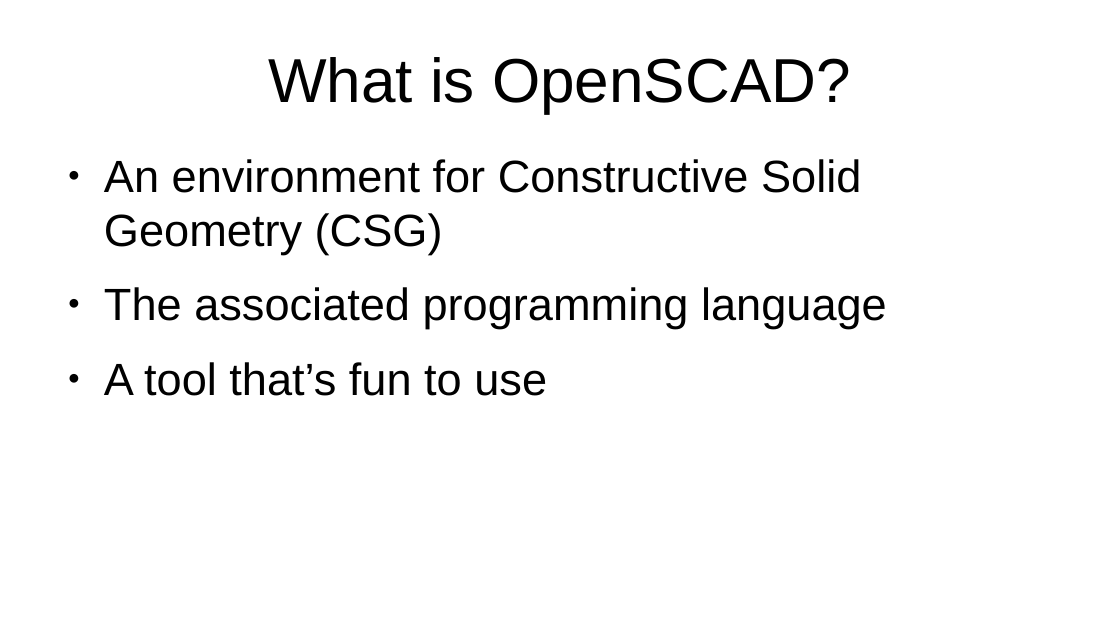
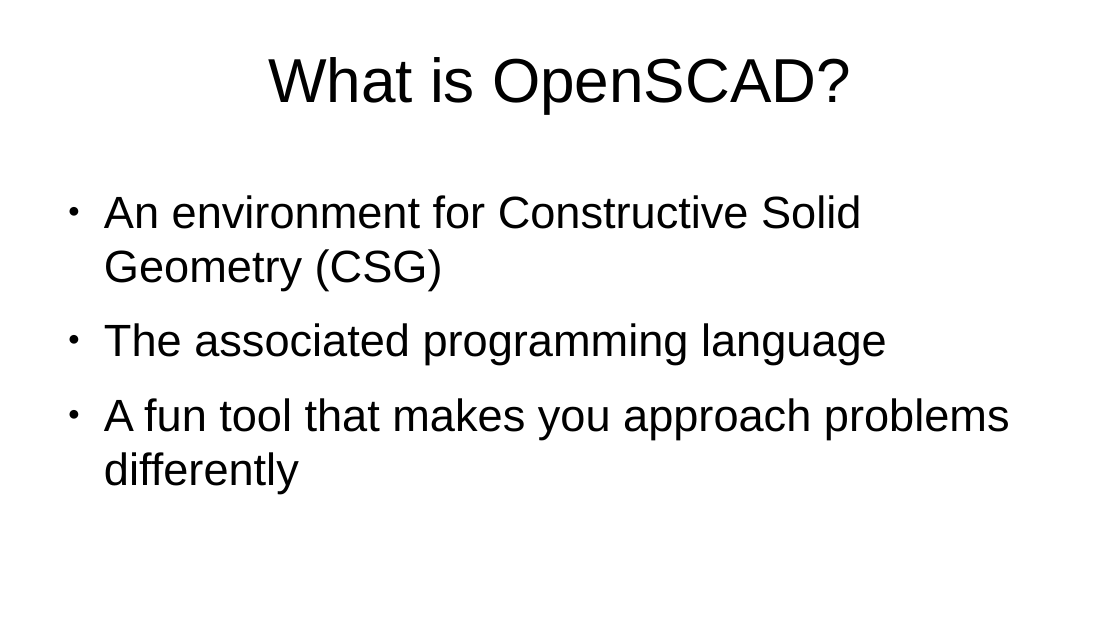
Before and after one commit to ftvkyo/openscad-workshop, a slide deck: slide 5 of slides/20250928 OpenSCAD for Beginners.odp. Drawn at 1120x630 pixels with LibreOffice and Linux fonts; fonts in the diff are those of the drawing. Boxes give left, top, right and bottom in pixels: in the first picture for what was removed or moved away, otherwise in the second. Text is boxed around its words. In the diff, an @@ line names an element or a change of style, - is before the commit and + after.

```diff
--- a/slides/20250928 OpenSCAD for Beginners.odp
+++ b/slides/20250928 OpenSCAD for Beginners.odp
@@ text "An environment for Constructive Solid ...": place and size @@
-text "An environment for Constructive Solid ..." at (104,159,887,396)
+text "An environment for Constructive Solid ..." at (104,195,1010,493)
@@ text at (104,398,1010,493): text changed @@
-● A tool that’s fun to use
+● A fun tool that makes you approach problems differently
```
Also in this commit, not shown: 6 other slides changed, 16 slides added, 12 slides removed, 9 other files.
